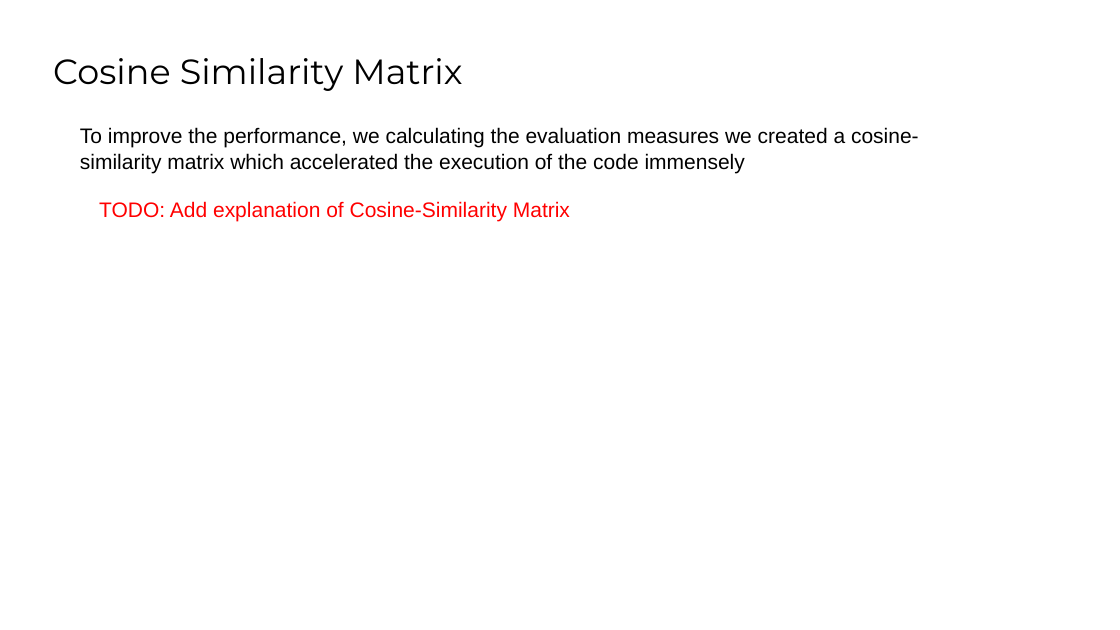
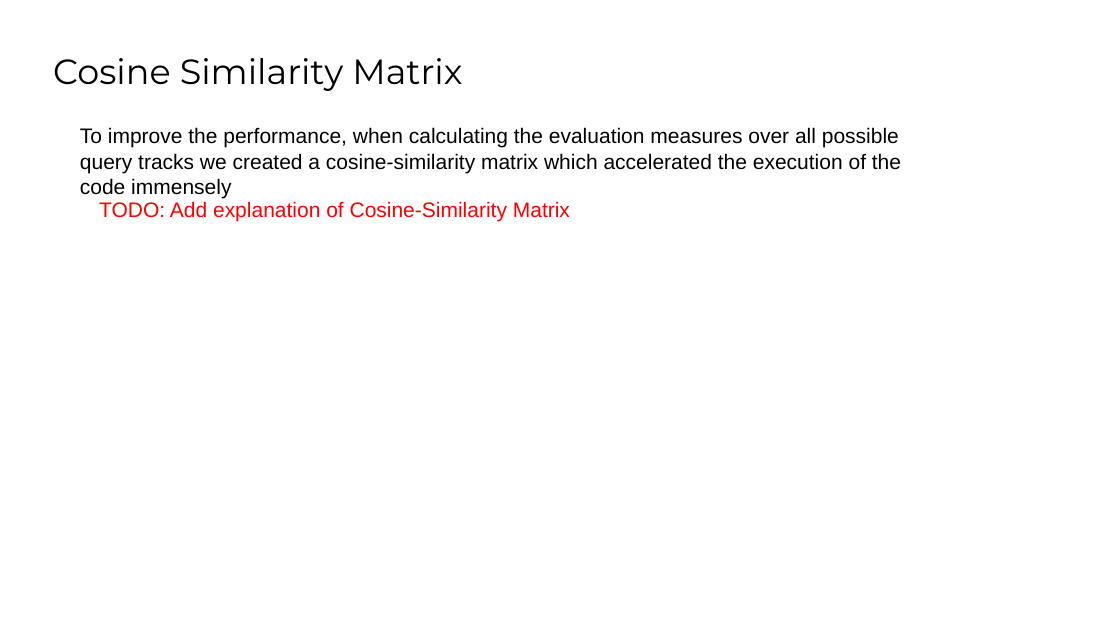
Before and after one commit to SaraCoolman/MMSR, a slide deck: slide 6 of project_3_team_E/Final Presentation.pptx (slide 5 before the commit). Drawn at 1120x630 pixels with LibreOffice and Linux fonts; fonts in the diff are those of the drawing; background and template pictures are left out. Boxes give left, top, right and bottom in pixels: in the first picture for what was removed or moved away, otherwise in the second. Text is boxed around its words. In the diff, an @@ line names an element or a change of style, - is before the commit and + after.

```diff
--- a/project_3_team_E/Final Presentation.pptx
+++ b/project_3_team_E/Final Presentation.pptx
@@ text at [80,127,901,198]: text changed @@
-To improve the performance, we calculating the evaluation measures we created a cosine-similarity matrix which accelerated the execution of the code immensely
+To improve the performance, when calculating the evaluation measures over all possible query tracks we created a cosine-similarity matrix which accelerated the execution of the code immensely
```
Also in this commit, not shown: 10 other slides changed, 1 slide added.
